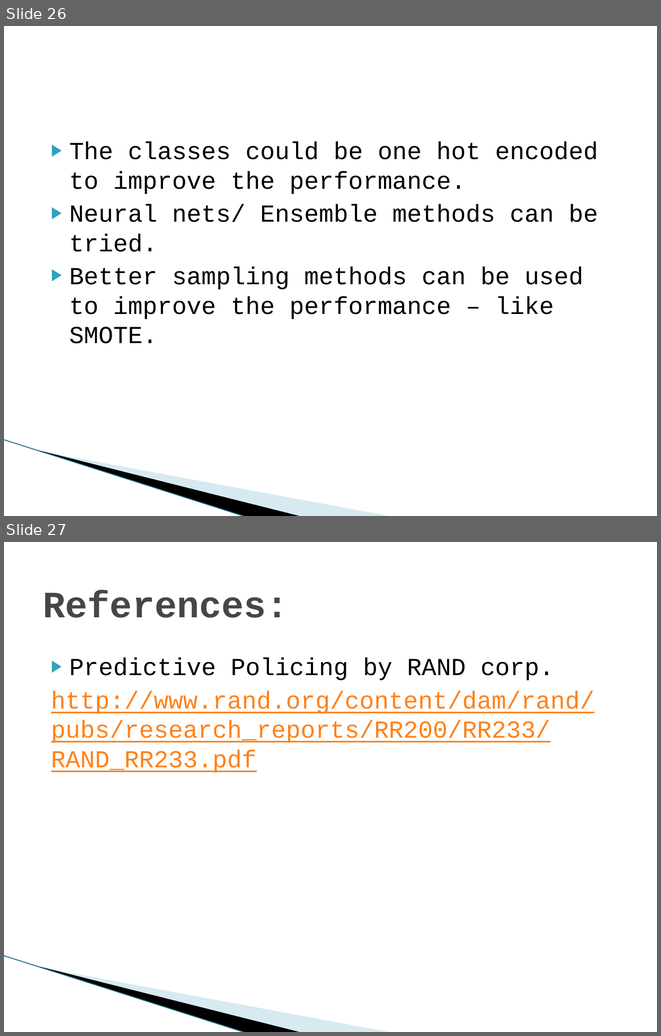
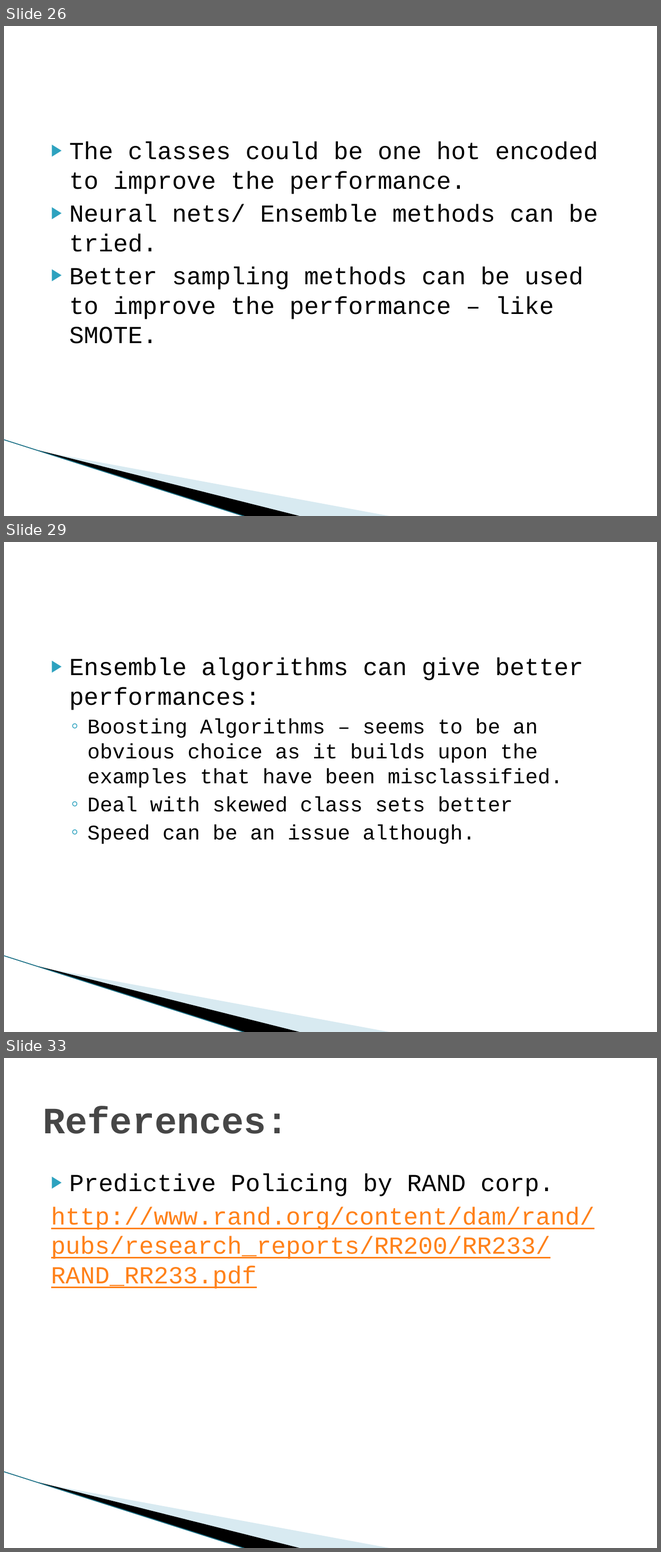
Before and after one commit to keshavramaswamy/ipython-notebooks, a slide deck: infor/Boston Crime Prediction.pptx. Shown one above the other, each under a label of ours: slides 26 and 27 before the commit, slides 26, 29 and 33 after it; the slides between them are not shown. The pictures are 661x1036 and 661x1552 pixels, drawn with LibreOffice and Linux fonts; fonts in the diff are those of the drawing; background and template pictures are left out. Boxes give left, top, right and bottom in pixels: in the first picture for what was removed or moved away, otherwise in the second. Text is boxed around its words. In the diff, an @@ line names an element or a change of style, - is before the commit and + after.

```diff
--- a/infor/Boston Crime Prediction.pptx
+++ b/infor/Boston Crime Prediction.pptx
@@ slide 29 added at bbox=[4, 542, 657, 1032], background #FFFFFF; not listed: 3 template elements that a slide beside it also shows @@
@@ text added at bbox=[69, 658, 583, 844], 23 pt, text #000000 @@
+▶ Ensemble algorithms can give better performances:
+  ◦ Boosting Algorithms – seems to be an obvious choice as it builds upon the examples that have been misclassified.
+  ◦ Deal with skewed class sets better
+  ◦ Speed can be an issue although.
@@ what was slide 27 is now slide 33 @@
```
Also in this commit, not shown: 5 other slides added.
